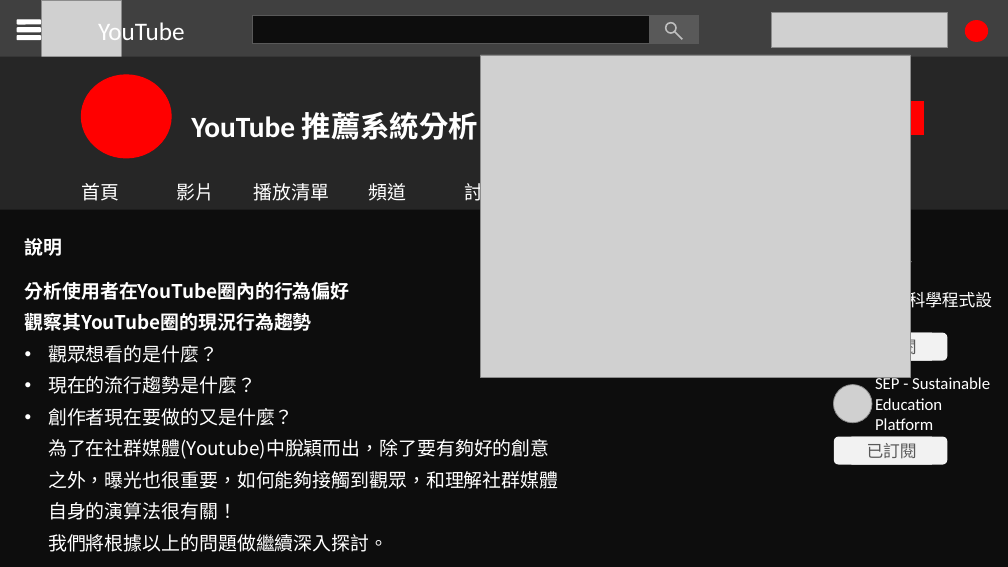
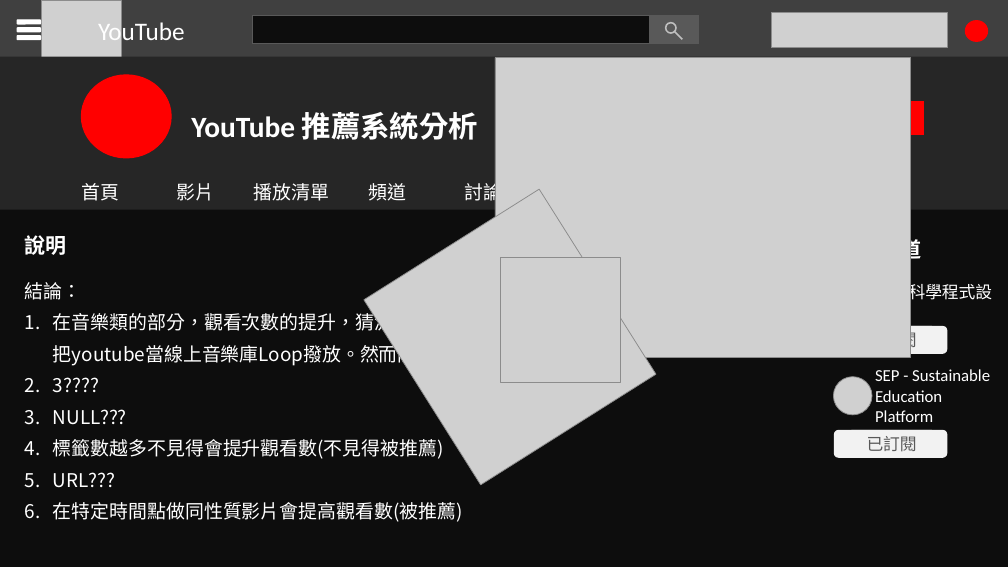
Before and after one commit to jasonSU85323/UTaipei_DataScience, a slide deck: slide 10 of Youtube analysis/ppt/black.pptx. Drawn at 1008x567 pixels with LibreOffice and Linux fonts; fonts in the diff are those of the drawing; grey boxes stand for pictures. Boxes give left, top, right and bottom in pixels: in the first picture for what was removed or moved away, otherwise in the second. Text is boxed around its words. In the diff, an @@ line names an element or a change of style, - is before the commit and + after.

```diff
--- a/Youtube analysis/ppt/black.pptx
+++ b/Youtube analysis/ppt/black.pptx
@@ picture: place and size @@
-picture at box(480, 55, 910, 378)
+picture at box(495, 57, 911, 357)
@@ picture added at box(364, 190, 656, 485) @@
@@ text removed at box(25, 238, 558, 552) @@
-說明
-分析使用者在YouTube圈內的行為偏好
-觀察其YouTube圈的現況行為趨勢
-• 觀眾想看的是什麼？
-• 現在的流行趨勢是什麼？
-• 創作者現在要做的又是什麼？
-  為了在社群媒體(Youtube)中脫穎而出，除了要有夠好的創意之外，曝光也很重要，如何能夠接觸到觀眾，和理解社群媒體自身的演算法很有關！
-  我們將根據以上的問題做繼續深入探討。
@@ text added at box(25, 232, 582, 522), 18 pt, text #FFFFFF @@
+說明
+結論：
+1. 在音樂類的部分，觀看次數的提升，猜測與觀眾使用習慣有關，把youtube當線上音樂庫Loop撥放。然而關注度只是普普。
+2. 3????
+3. NULL???
+4. 標籤數越多不見得會提升觀看數(不見得被推薦)
+5. URL???
+6. 在特定時間點做同性質影片會提高觀看數(被推薦)
@@ table at box(585, 218, 808, 371) @@
-row 3, column 1: 觀看次數：62
+row 3, column 1: 觀看次數：666666
@@ table: place and size @@
-table at box(830, 237, 1007, 493)
+table at box(830, 229, 1007, 485)
@@ table at box(830, 229, 1007, 485) @@
@@ size 18 to 20 pt in "精選頻道" @@
@@ picture added at box(501, 257, 622, 383) @@
@@ 2 rectangles, 2 rounded rectangles, 1 table: place and size @@
-2 rectangles, 2 rounded rectangles, 1 table at box(587, 225, 948, 465)
+2 rectangles, 2 rounded rectangles, 1 table at box(585, 218, 948, 458)
@@ picture: place and size @@
-picture at box(833, 385, 872, 423)
+picture at box(833, 377, 872, 415)
```
Also in this commit, not shown: 8 other slides changed, 1 slide removed, 2 other files.
